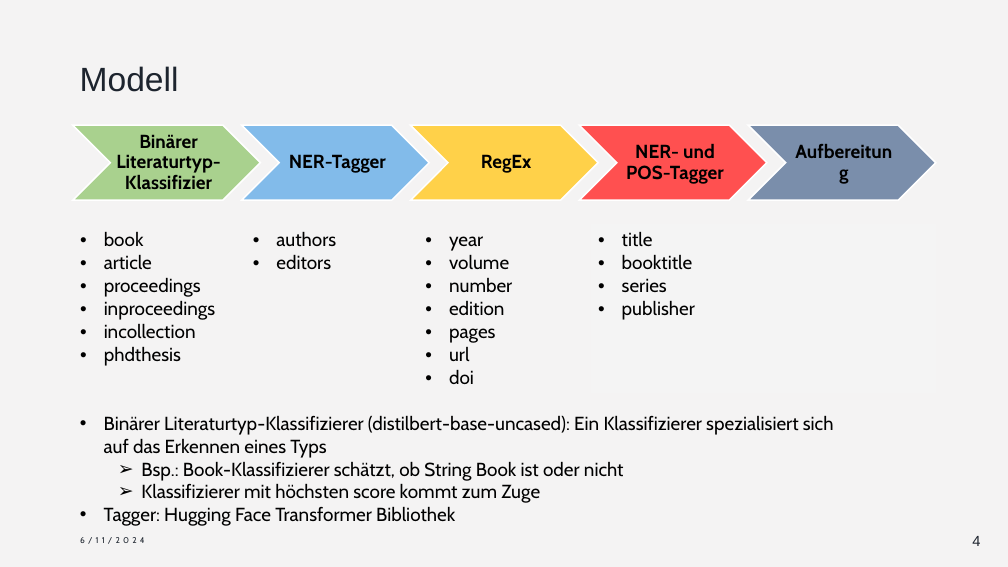
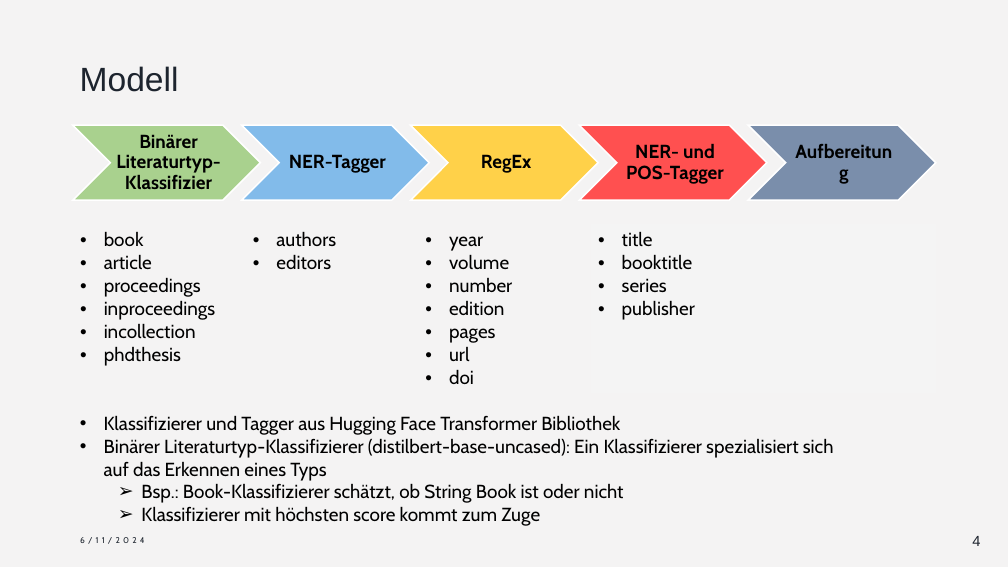
Before and after one commit to LaGit93/bibTexConverter_FaPra63065, a slide deck: slide 4 of Durchstich Vortrag.pptx. Drawn at 1008x567 pixels with LibreOffice and Linux fonts; fonts in the diff are those of the drawing. Boxes give left, top, right and bottom in pixels: in the first picture for what was removed or moved away, otherwise in the second. Text is boxed around its words. In the diff, an @@ line names an element or a change of style, - is before the commit and + after.

```diff
--- a/Durchstich Vortrag.pptx
+++ b/Durchstich Vortrag.pptx
@@ text at (104,415,620,435): paragraph added @@
+• Klassifizierer und Tagger aus Hugging Face Transformer Bibliothek
@@ text at (104,506,455,526): paragraph removed @@
-• Tagger: Hugging Face Transformer Bibliothek
```
